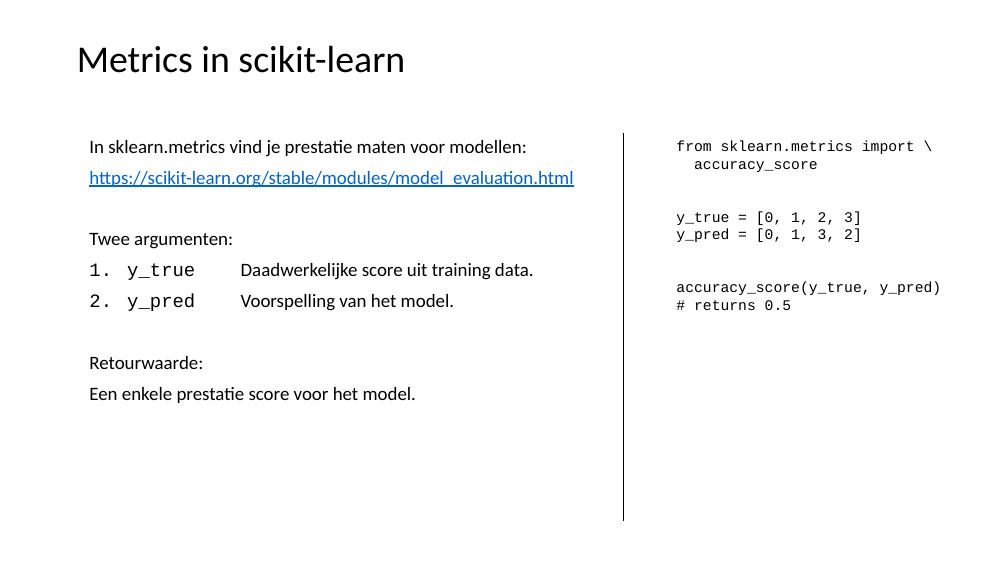
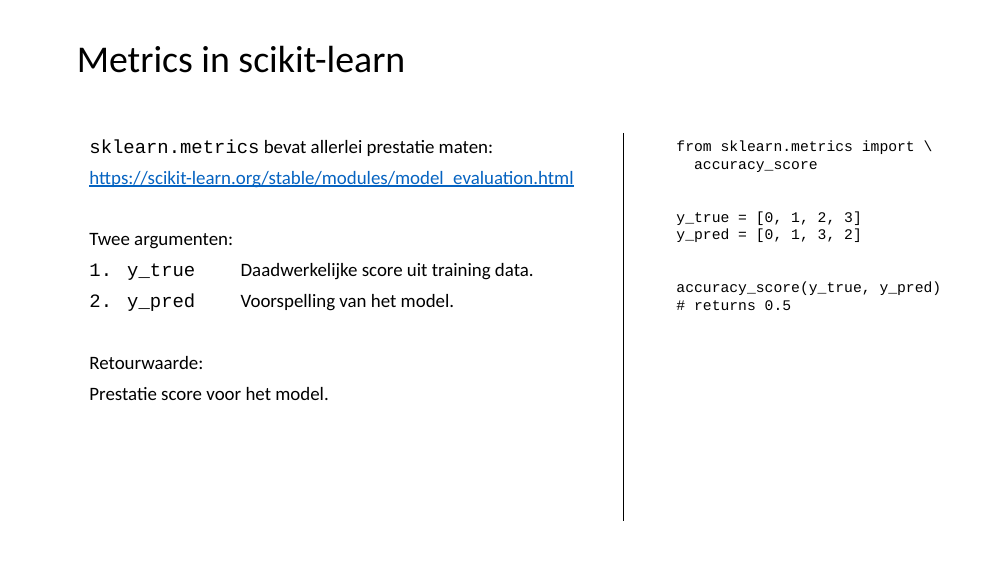
Before and after one commit to LFKoning/knowledge-sharing, a slide deck: slide 27 of python_trainees/4_scikit_learn/python_traineeship_4.pptx (slide 26 before the commit). Drawn at 1008x567 pixels with LibreOffice and Linux fonts; fonts in the diff are those of the drawing. Boxes give left, top, right and bottom in pixels: in the first picture for what was removed or moved away, otherwise in the second. Text is boxed around its words. In the diff, an @@ line names an element or a change of style, - is before the commit and + after.

```diff
--- a/python_trainees/4_scikit_learn/python_traineeship_4.pptx
+++ b/python_trainees/4_scikit_learn/python_traineeship_4.pptx
@@ text at (x1=89, y1=139, x2=493, y2=156): text changed @@
-In sklearn.metrics vind je prestatie maten voor modellen:
+sklearn.metrics bevat allerlei prestatie maten:
@@ text at (x1=89, y1=387, x2=328, y2=400): text changed @@
-Een enkele prestatie score voor het model.
+Prestatie score voor het model.
```
Also in this commit, not shown: 13 other slides changed, 4 slides added, 1 slide removed, 8 other files.
